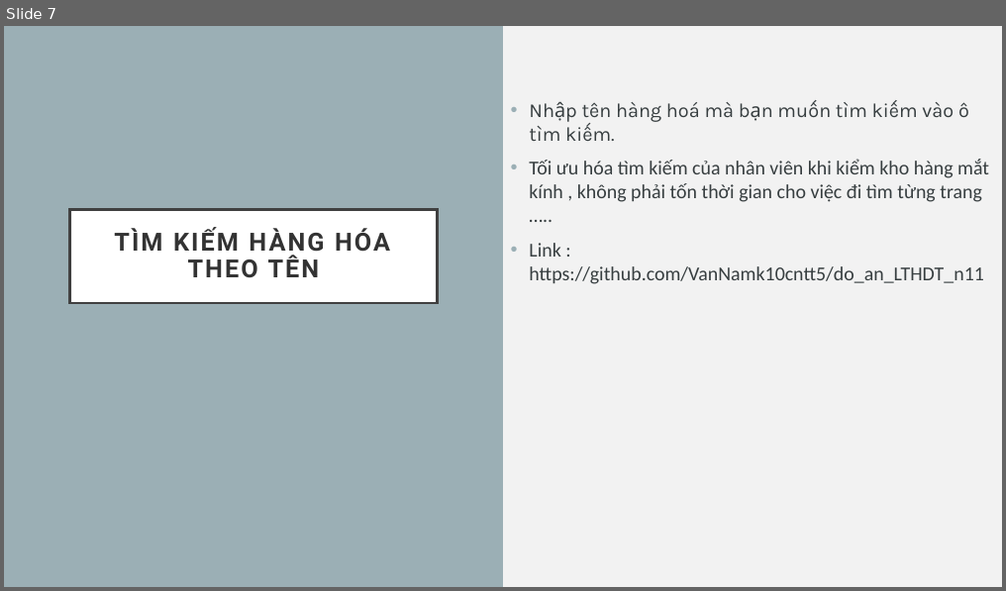
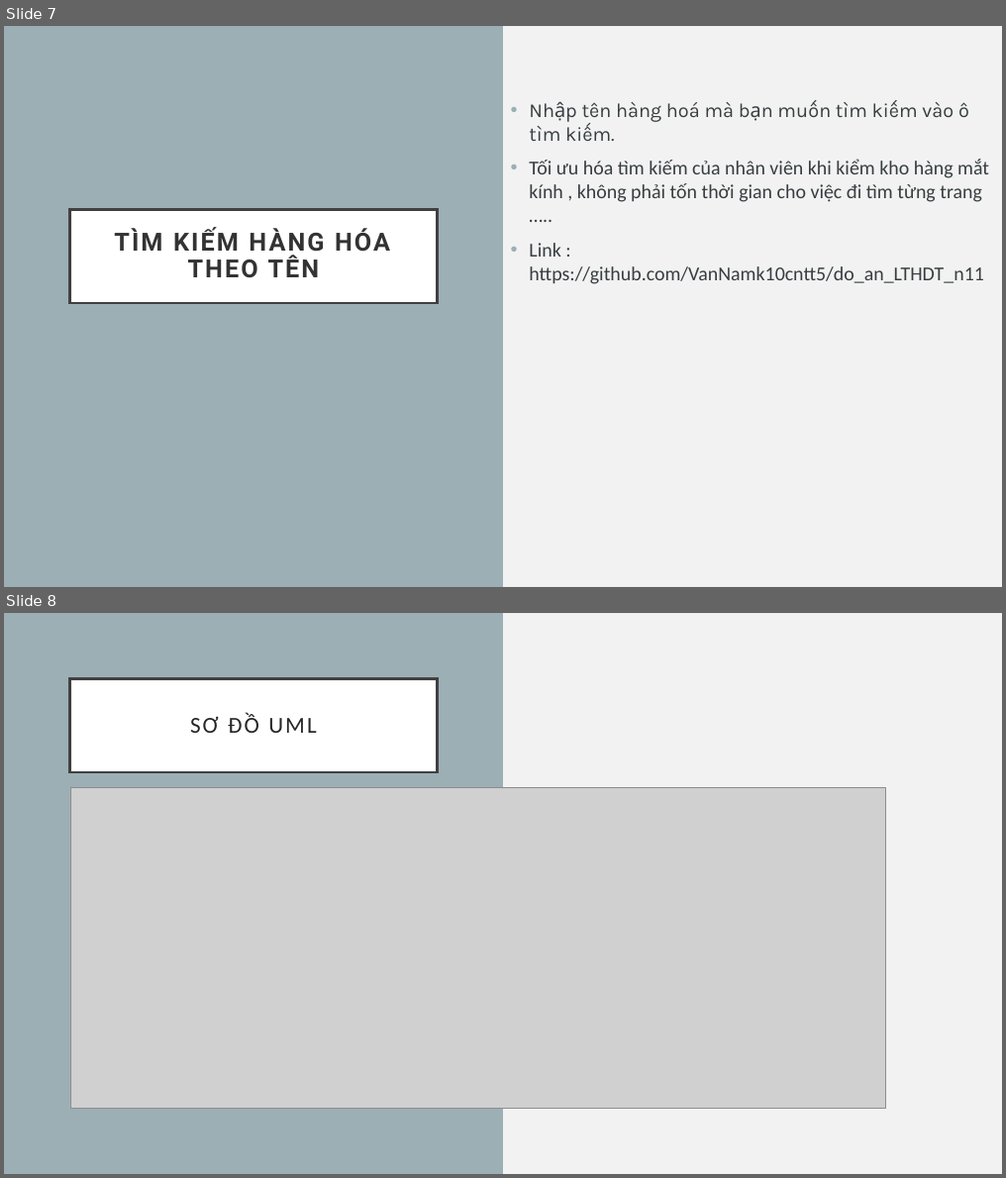
Before and after one commit to VanNamk10cntt5/do_an_LTHDT_n11, a slide deck: Bài Báo Cáo Nhóm 11.pptx. Shown one above the other, each under a label of ours: slide 7 before the commit, slides 7 and 8 after it. The pictures are 1006x591 and 1006x1178 pixels, drawn with LibreOffice and Linux fonts; fonts in the diff are those of the drawing; grey boxes stand for pictures. Boxes give left, top, right and bottom in pixels: in the first picture for what was removed or moved away, otherwise in the second. Text is boxed around its words. In the diff, an @@ line names an element or a change of style, - is before the commit and + after.

```diff
--- a/Bài Báo Cáo Nhóm 11.pptx
+++ b/Bài Báo Cáo Nhóm 11.pptx
@@ slide 8 added at <box>4,613,1002,1174</box>, background #F2F2F2; not listed: 1 template element that a slide beside it also shows @@
@@ title added at <box>70,679,438,772</box>, fill #FFFFFF, outline #404040 2.5 pt, 22 pt, text #262626 @@
+SƠ ĐỒ UML
@@ picture added at <box>70,787,887,1109</box> @@
```
